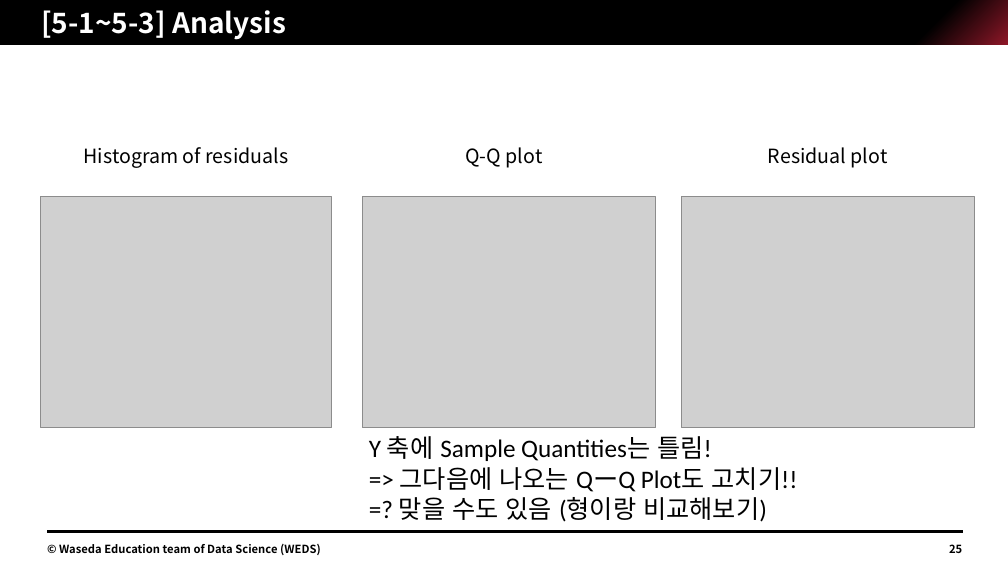
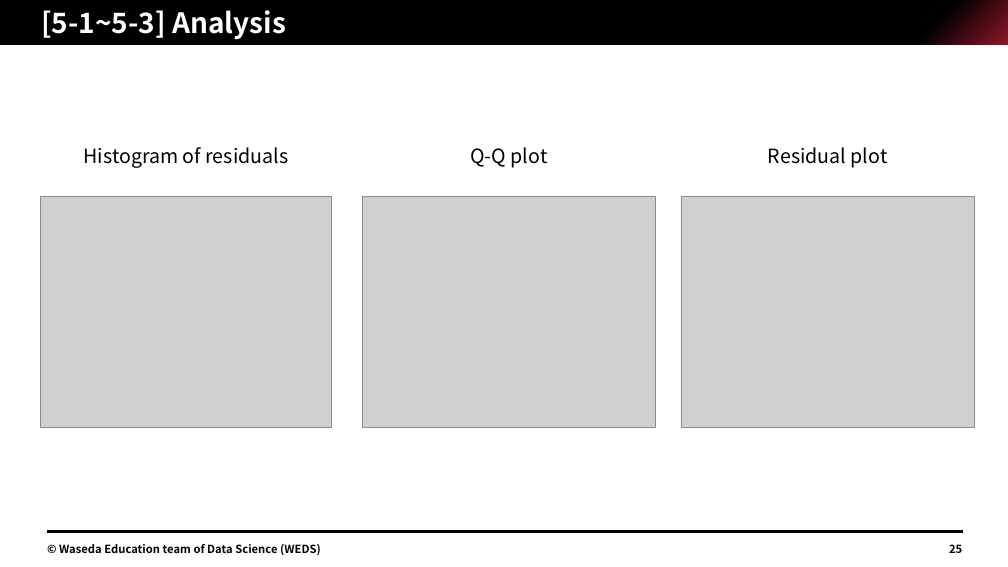
Before and after one commit to Jimin-Park0901/Data-Science, a slide deck: slide 25 of Store_Sale/assignment/1W22CF16.pptx. Drawn at 1008x567 pixels with LibreOffice and Linux fonts; fonts in the diff are those of the drawing; grey boxes stand for pictures. Boxes give left, top, right and bottom in pixels: in the first picture for what was removed or moved away, otherwise in the second. Text is boxed around its words. In the diff, an @@ line names an element or a change of style, - is before the commit and + after.

```diff
--- a/Store_Sale/assignment/1W22CF16.pptx
+++ b/Store_Sale/assignment/1W22CF16.pptx
@@ text "Q-Q plot": place and size @@
-text "Q-Q plot" at <box>465,147,543,168</box>
+text "Q-Q plot" at <box>470,147,548,168</box>
@@ text removed at <box>369,436,798,522</box> @@
-Y 축에 Sample Quantities는 틀림!
-=> 그다음에 나오는 QーQ Plot도 고치기!!
-=? 맞을 수도 있음 (형이랑 비교해보기)
```
Also in this commit, not shown: 9 other slides changed, 1 other file.
